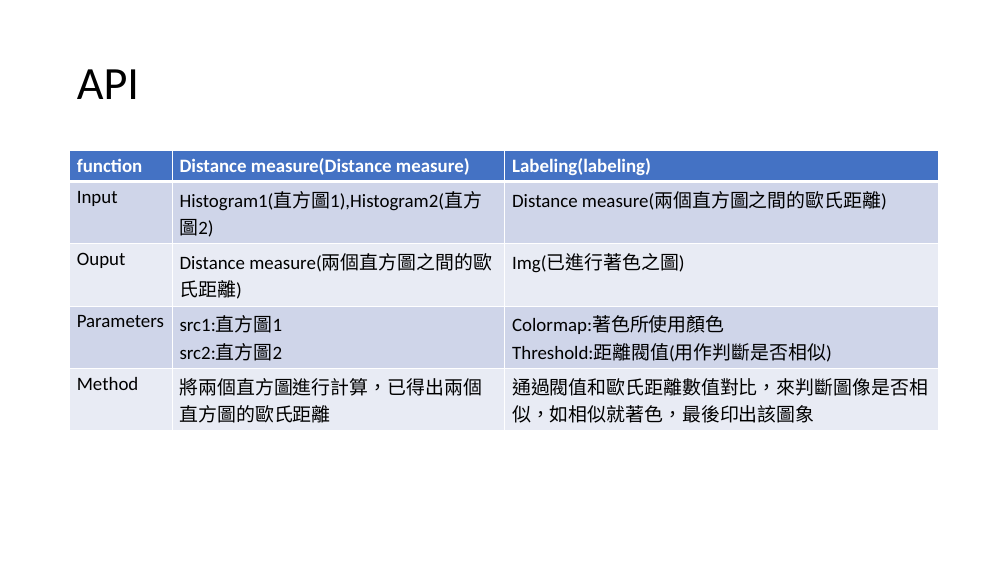
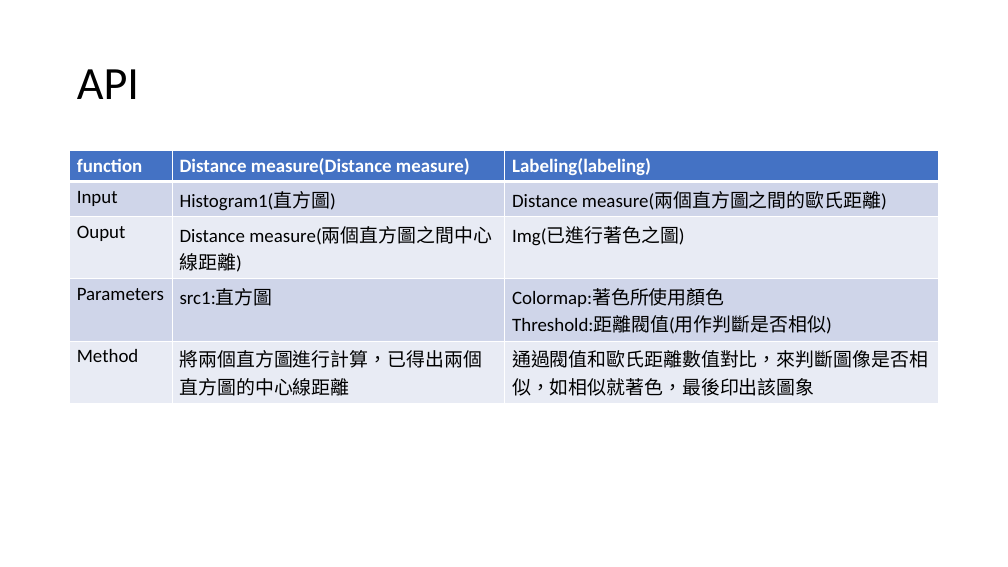
Before and after one commit to Pikapie167/hw1, a slide deck: slide 7 of api.pptx (slide 6 before the commit). Drawn at 1008x567 pixels with LibreOffice and Linux fonts; fonts in the diff are those of the drawing. Boxes give left, top, right and bottom in pixels: in the first picture for what was removed or moved away, otherwise in the second. Text is boxed around its words. In the diff, an @@ line names an element or a change of style, - is before the commit and + after.

Commit message:
new

```diff
--- a/api.pptx
+++ b/api.pptx
@@ table at (70, 151, 939, 400) @@
-row 2, column 2: Histogram1(直方圖1),Histogram2(直方圖2)
+row 2, column 2: Histogram1(直方圖)
-row 3, column 2: Distance measure(兩個直方圖之間的歐氏距離)
+row 3, column 2: Distance measure(兩個直方圖之間中心線距離)
-row 4, column 2: src1:直方圖1 / src2:直方圖2
+row 4, column 2: src1:直方圖
-row 5, column 2: 將兩個直方圖進行計算，已得出兩個直方圖的歐氏距離
+row 5, column 2: 將兩個直方圖進行計算，已得出兩個直方圖的中心線距離
```
Also in this commit, not shown: 2 other slides changed, 1 slide added.
